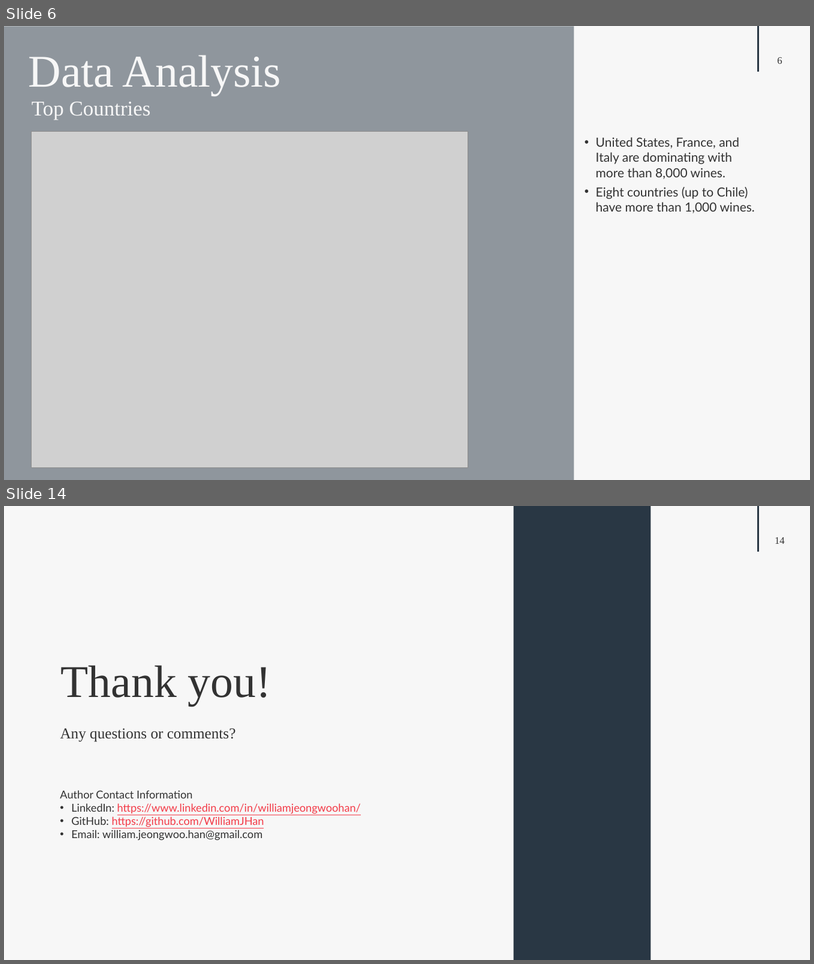
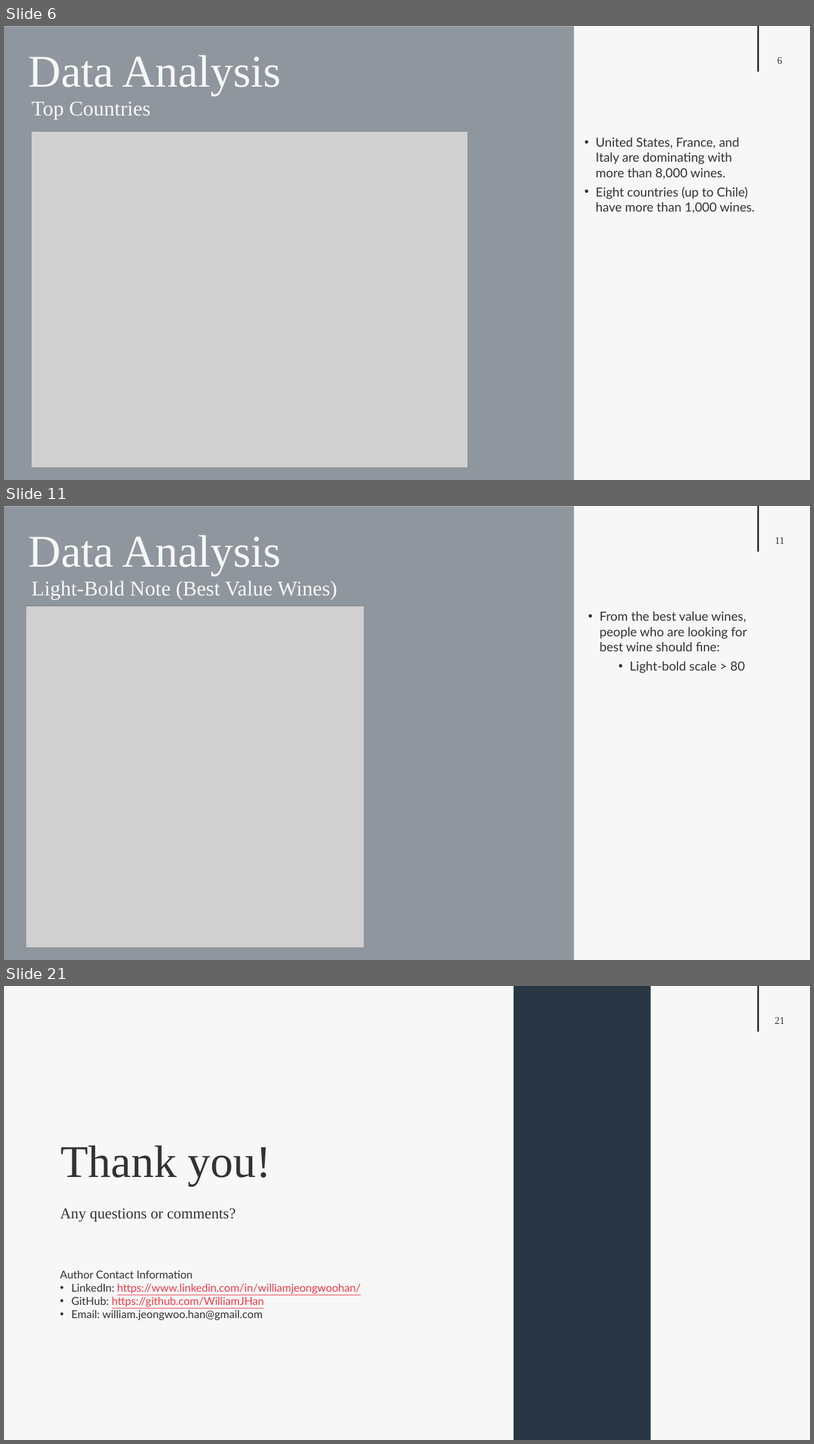
Before and after one commit to WilliamJHan/Selenium_Vivino, a slide deck: Vivino_Presentation.pptx. Shown one above the other, each under a label of ours: slides 6 and 14 before the commit, slides 6, 11 and 21 after it; the slides between them are not shown. The pictures are 814x964 and 814x1444 pixels, drawn with LibreOffice and Linux fonts; fonts in the diff are those of the drawing; grey boxes stand for pictures. Boxes give left, top, right and bottom in pixels: in the first picture for what was removed or moved away, otherwise in the second. Text is boxed around its words. In the diff, an @@ line names an element or a change of style, - is before the commit and + after.

```diff
--- a/Vivino_Presentation.pptx
+++ b/Vivino_Presentation.pptx
@@ slide 11 added at box(4, 506, 810, 960), background #F7F7F7; not listed: 2 template elements that a slide beside it also shows @@
@@ rectangle added at box(4, 506, 575, 960), fill #293744 at 50% opacity @@
@@ text added at box(29, 535, 281, 576), 54 pt, text #F7F7F7 @@
+Data Analysis
@@ text added at box(32, 581, 338, 600), 25 pt, text #F7F7F7 @@
+Light-Bold Note (Best Value Wines)
@@ picture added at box(26, 606, 365, 948) @@
@@ text added at box(600, 611, 747, 673), 15 pt, text #323232 @@
+• From the best value wines, people who are looking for best wine should fine:
+  • Light-bold scale > 80
@@ what was slide 14 is now slide 21 @@
@@ page number at box(775, 1017, 785, 1024): text changed @@
-14
+21
```
Also in this commit, not shown: 6 slides changed, 7 other slides added, 1 slide removed, 16 other files.
